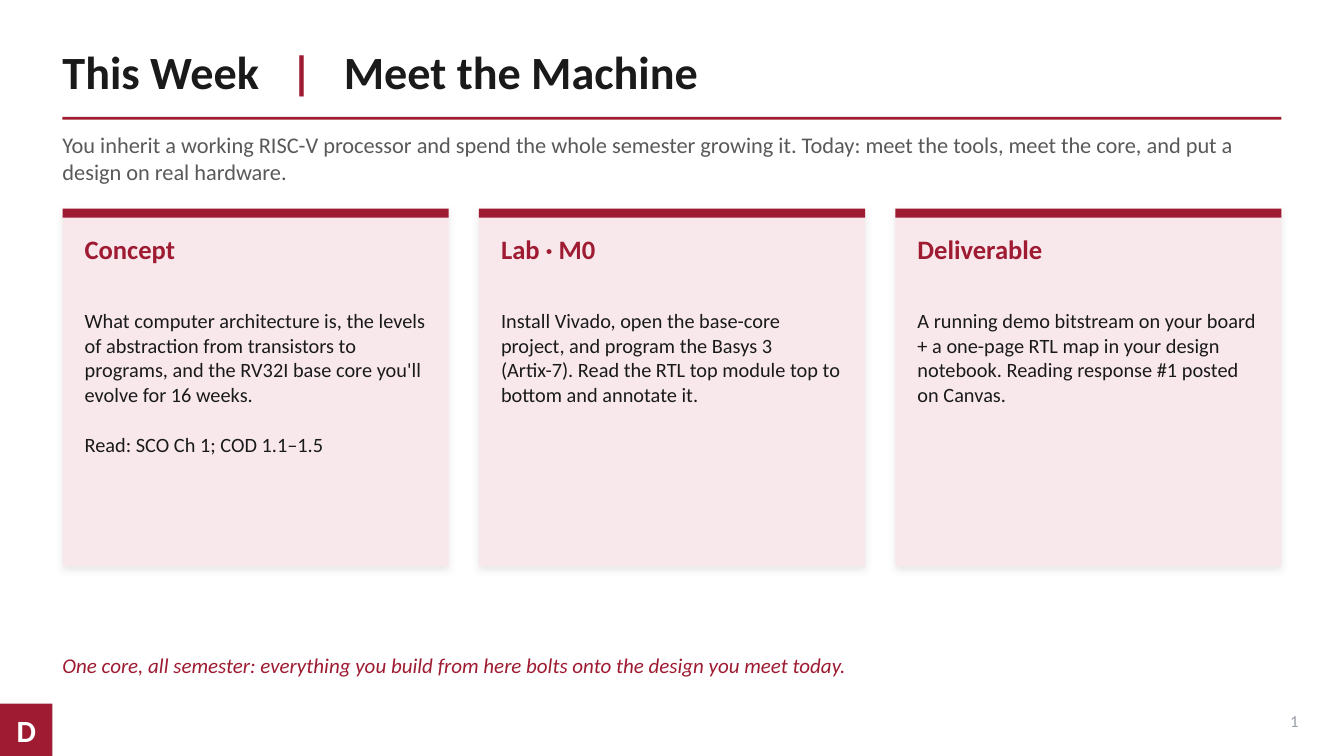
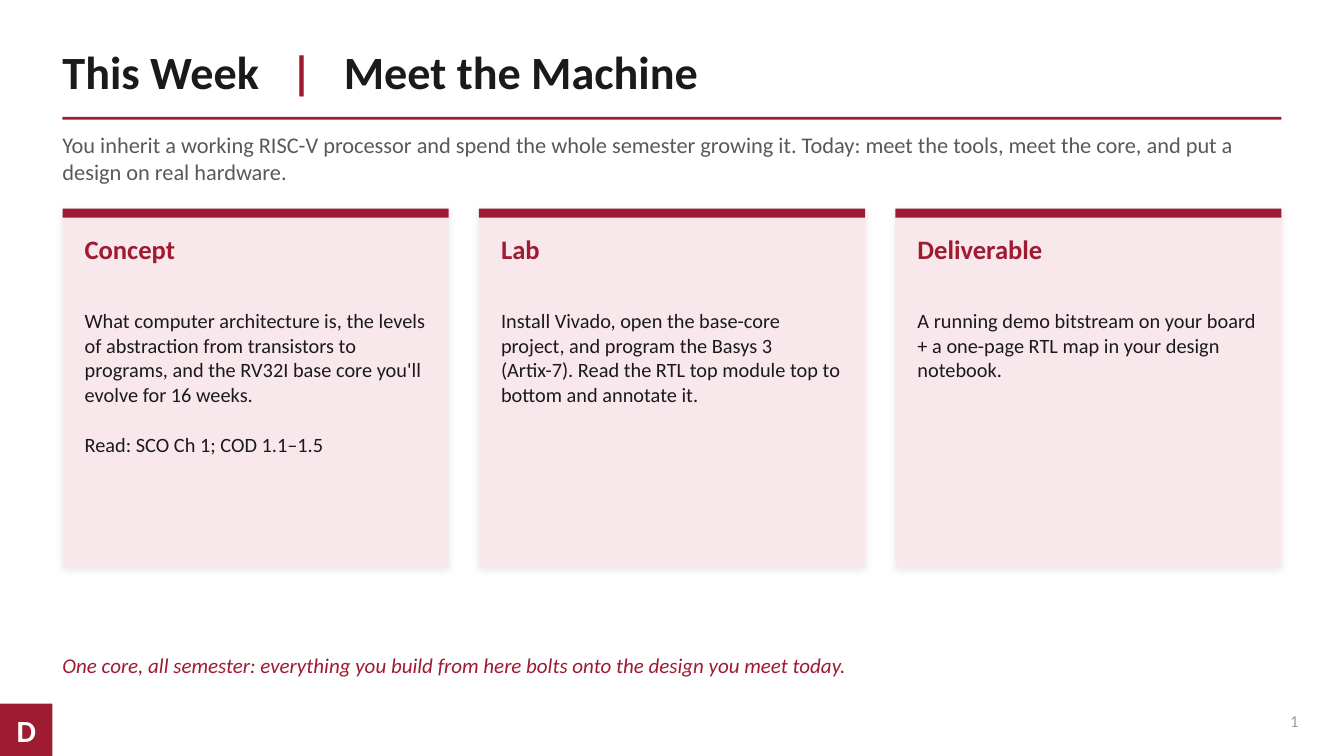
Before and after one commit to nbroshar/CENG4100_Computer_Architecture, a slide deck: slide 2 of Week 1/CENG4100_Week01.pptx. Drawn at 1344x756 pixels with LibreOffice and Linux fonts; fonts in the diff are those of the drawing. Boxes give left, top, right and bottom in pixels: in the first picture for what was removed or moved away, otherwise in the second. Text is boxed around its words. In the diff, an @@ line names an element or a change of style, - is before the commit and + after.

```diff
--- a/Week 1/CENG4100_Week01.pptx
+++ b/Week 1/CENG4100_Week01.pptx
@@ text at [501,240,540,259]: text changed @@
-Lab · M0
+Lab
@@ text at [917,314,1256,377]: text changed @@
-A running demo bitstream on your board + a one-page RTL map in your design notebook. Reading response #1 posted on Canvas.
+A running demo bitstream on your board + a one-page RTL map in your design notebook.
```
Also in this commit, not shown: 5 other slides changed.
